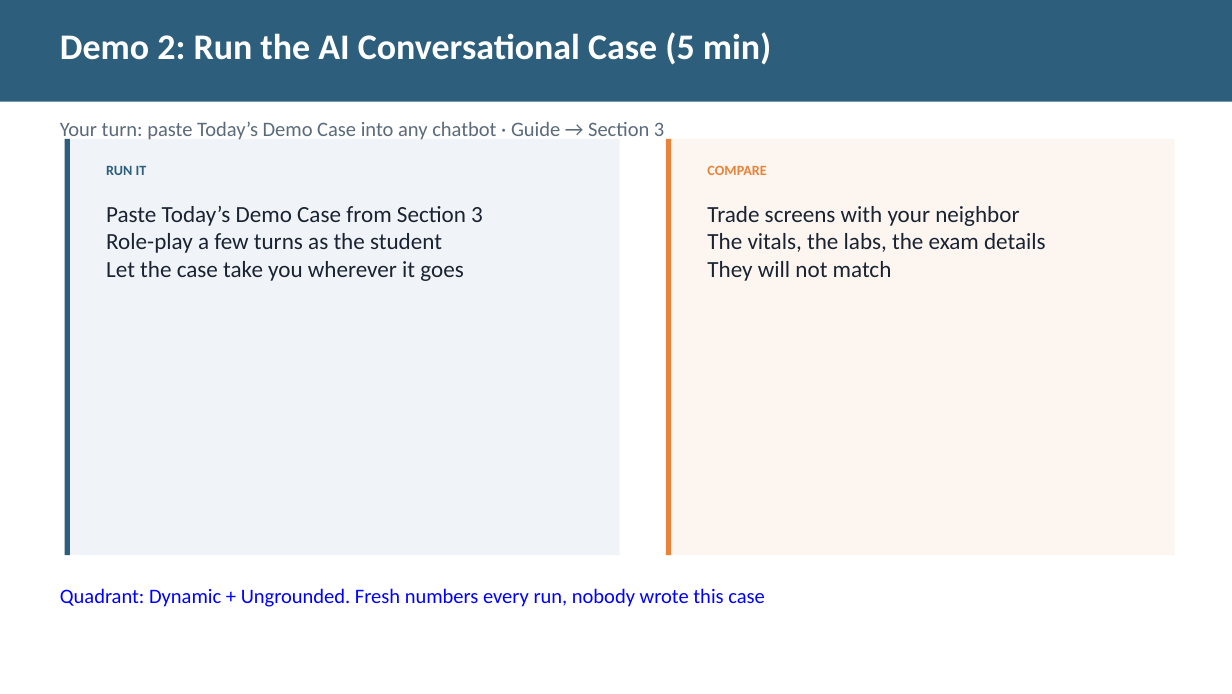
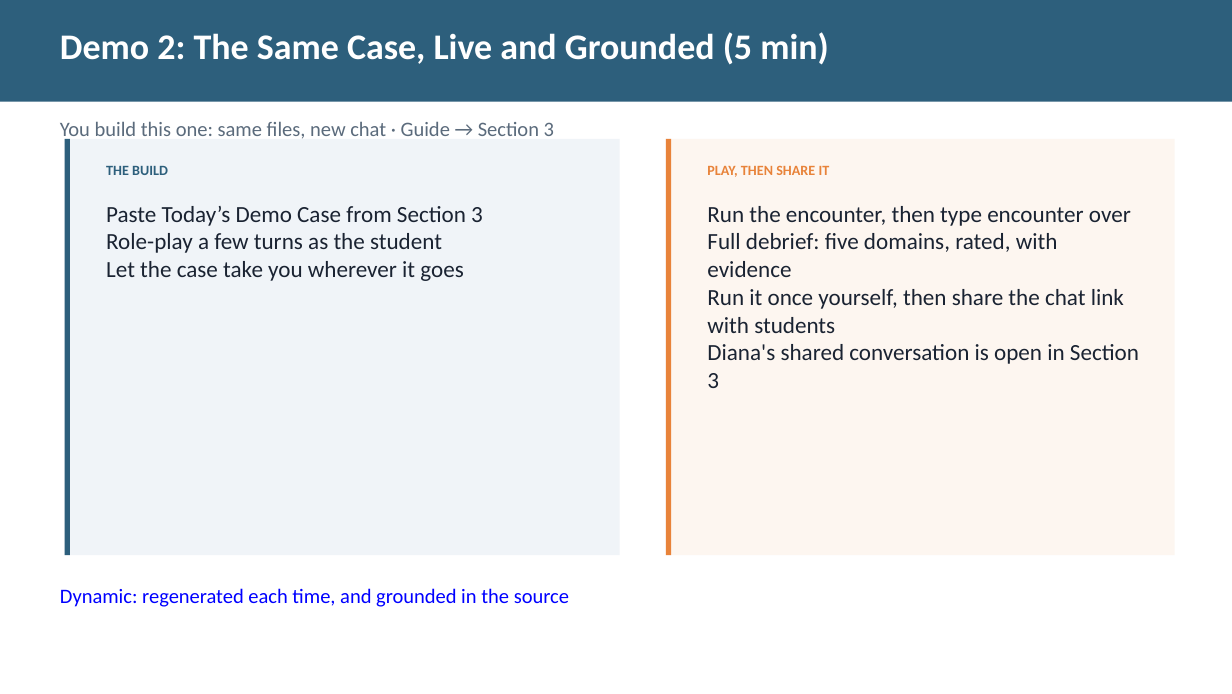
Before and after one commit to diana-brewer/digital-learning-unlocked, a slide deck: slide 6 of Digital Learning Unlocked - Slide Deck.pptx. Drawn at 1232x694 pixels with LibreOffice and Linux fonts; fonts in the diff are those of the drawing. Boxes give left, top, right and bottom in pixels: in the first picture for what was removed or moved away, otherwise in the second. Text is boxed around its words. In the diff, an @@ line names an element or a change of style, - is before the commit and + after.

```diff
--- a/Digital Learning Unlocked - Slide Deck.pptx
+++ b/Digital Learning Unlocked - Slide Deck.pptx
@@ text at [60,32,829,65]: text changed @@
-Demo 2: Run the AI Conversational Case (5 min)
+Demo 2: The Same Case, Live and Grounded (5 min)
@@ text at [60,121,554,142]: text changed @@
-Your turn: paste Today’s Demo Case into any chatbot · Guide → Section 3
+You build this one: same files, new chat · Guide → Section 3
@@ text at [106,166,168,175]: text changed @@
-RUN IT
+THE BUILD
@@ text at [707,166,830,177]: text changed @@
-COMPARE
+PLAY, THEN SHARE IT
@@ text at [707,206,1139,388]: text changed @@
-Trade screens with your neighbor
-The vitals, the labs, the exam details
-They will not match
+Run the encounter, then type encounter over
+Full debrief: five domains, rated, with evidence
+Run it once yourself, then share the chat link with students
+Diana's shared conversation is open in Section 3
@@ text at [60,588,569,607]: text changed @@
-Quadrant: Dynamic + Ungrounded. Fresh numbers every run, nobody wrote this case
+Dynamic: regenerated each time, and grounded in the source
```
Also in this commit, not shown: 6 other slides changed, 2 slides added, 3 slides removed, 3 other files.
